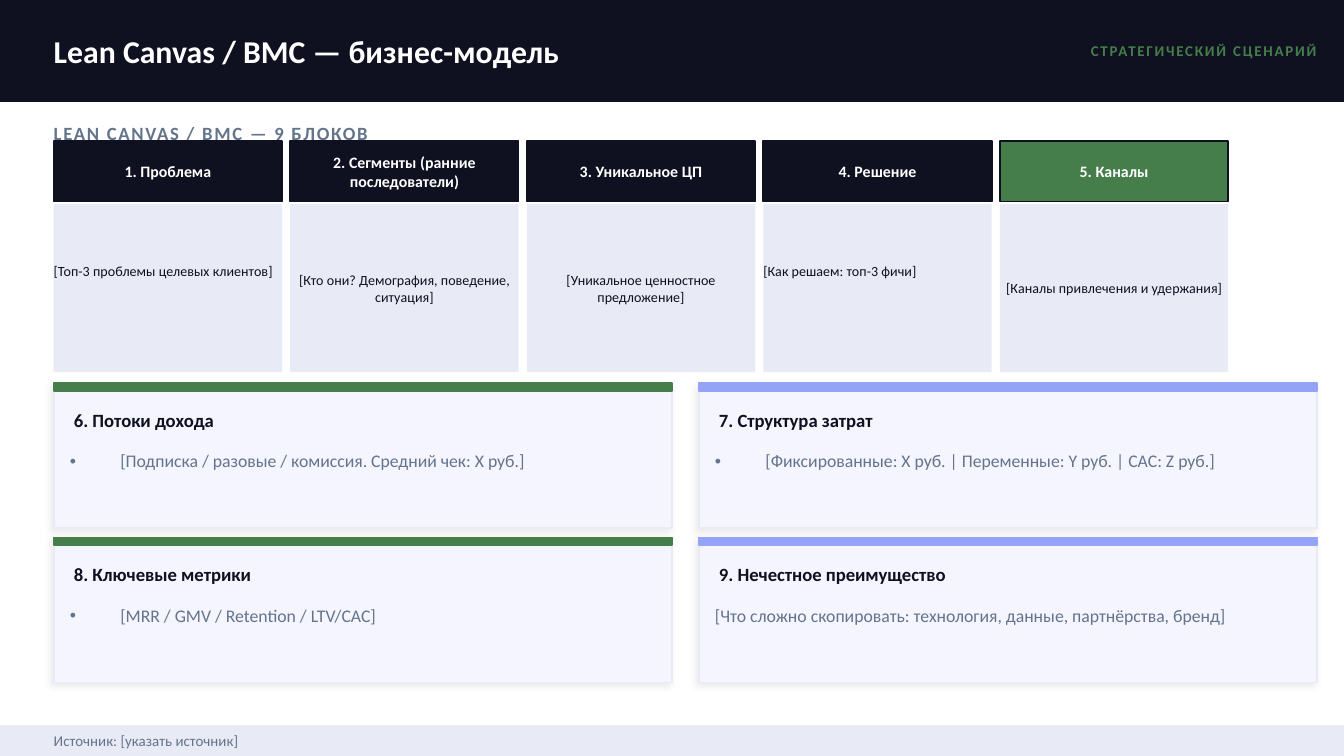
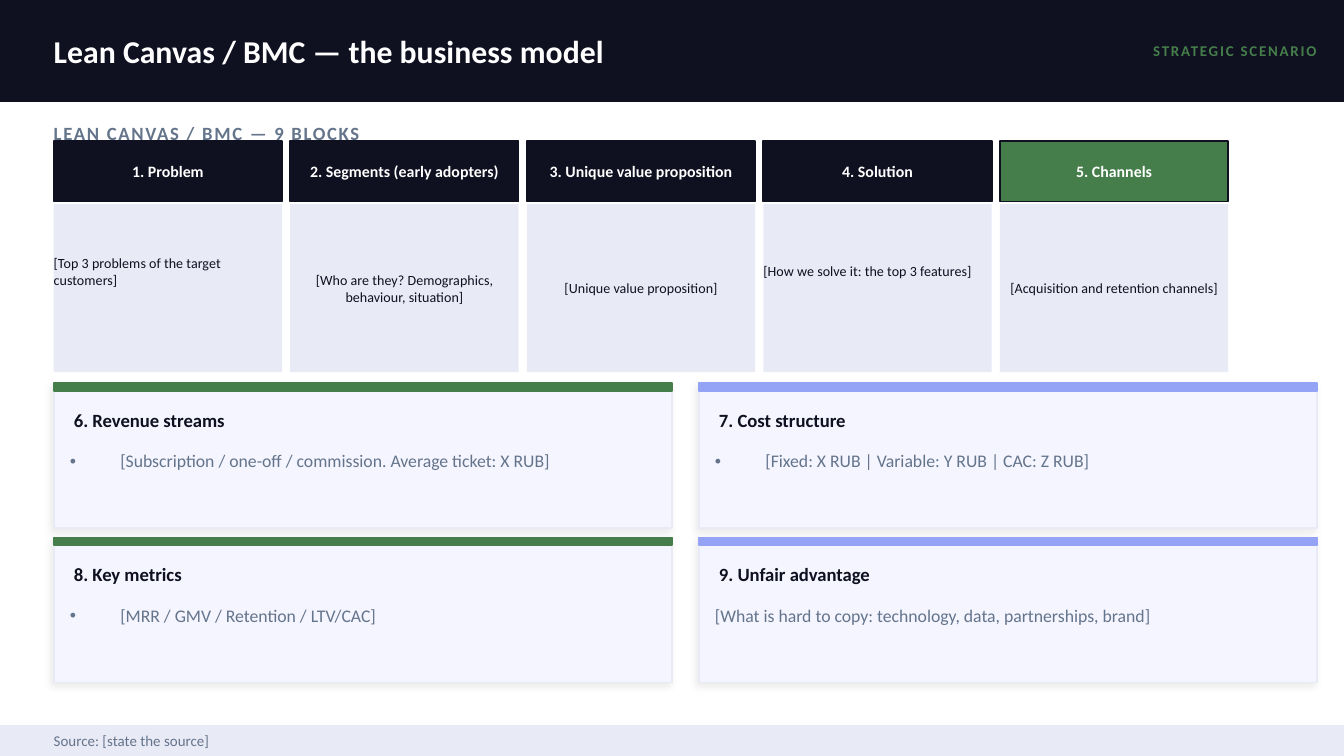
Before and after one commit to ipavelm/ultimate-product-discovery-skill, a slide deck: slide 19 of assets/presentation-template.pptx. Drawn at 1344x756 pixels with LibreOffice and Linux fonts; fonts in the diff are those of the drawing. Boxes give left, top, right and bottom in pixels: in the first picture for what was removed or moved away, otherwise in the second. Text is boxed around its words. In the diff, an @@ line names an element or a change of style, - is before the commit and + after.

```diff
--- a/assets/presentation-template.pptx
+++ b/assets/presentation-template.pptx
@@ text at box(1048, 0, 1317, 101): text changed @@
-СТРАТЕГИЧЕСКИЙ СЦЕНАРИЙ
+STRATEGIC SCENARIO
@@ text at box(54, 40, 604, 64): text changed @@
-Lean Canvas / BMC — бизнес-модель
+Lean Canvas / BMC — the business model
@@ text at box(54, 125, 359, 146): text changed @@
-LEAN CANVAS / BMC — 9 БЛОКОВ
+LEAN CANVAS / BMC — 9 BLOCKS
@@ text at box(132, 166, 204, 177): text changed @@
-1. Проблема
+1. Problem
@@ text at box(310, 165, 498, 180): text changed @@
-2. Сегменты (ранние последователи)
+2. Segments (early adopters)
@@ text at box(550, 166, 732, 180): text changed @@
-3. Уникальное ЦП
+3. Unique value proposition
@@ text at box(842, 166, 913, 177): text changed @@
-4. Решение
+4. Solution
@@ text at box(1076, 166, 1152, 177): text changed @@
-5. Каналы
+5. Channels
@@ text in rectangle at box(54, 258, 220, 287): text changed @@
-[Топ-3 проблемы целевых клиентов]
+[Top 3 problems of the target customers]
@@ text in rectangle at box(763, 266, 971, 279): text changed @@
-[Как решаем: топ-3 фичи]
+[How we solve it: the top 3 features]
@@ text in rectangle at box(316, 275, 493, 304): text changed @@
-[Кто они? Демография, поведение, ситуация]
+[Who are they? Demographics, behaviour, situation]
@@ text in rectangle at box(564, 283, 717, 296): text changed @@
-[Уникальное ценностное предложение]
+[Unique value proposition]
@@ text in rectangle at box(1010, 283, 1218, 296): text changed @@
-[Каналы привлечения и удержания]
+[Acquisition and retention channels]
@@ text at box(74, 414, 224, 427): text changed @@
-6. Потоки дохода
+6. Revenue streams
@@ text at box(719, 414, 845, 427): text changed @@
-7. Структура затрат
+7. Cost structure
@@ text at box(120, 454, 550, 470): text changed @@
-• [Подписка / разовые / комиссия. Средний чек: X руб.]
+• [Subscription / one-off / commission. Average ticket: X RUB]
@@ text at box(765, 454, 1089, 470): text changed @@
-• [Фиксированные: X руб. | Переменные: Y руб. | CAC: Z руб.]
+• [Fixed: X RUB | Variable: Y RUB | CAC: Z RUB]
@@ text at box(74, 568, 181, 584): text changed @@
-8. Ключевые метрики
+8. Key metrics
@@ text at box(719, 568, 870, 584): text changed @@
-9. Нечестное преимущество
+9. Unfair advantage
@@ text at box(715, 609, 1151, 625): text changed @@
-[Что сложно скопировать: технология, данные, партнёрства, бренд]
+[What is hard to copy: technology, data, partnerships, brand]
@@ text at box(54, 735, 209, 748): text changed @@
-Источник: [указать источник]
+Source: [state the source]
```
Also in this commit, not shown: 24 other slides changed, 9 slides added, 9 slides removed, 6 other files.
